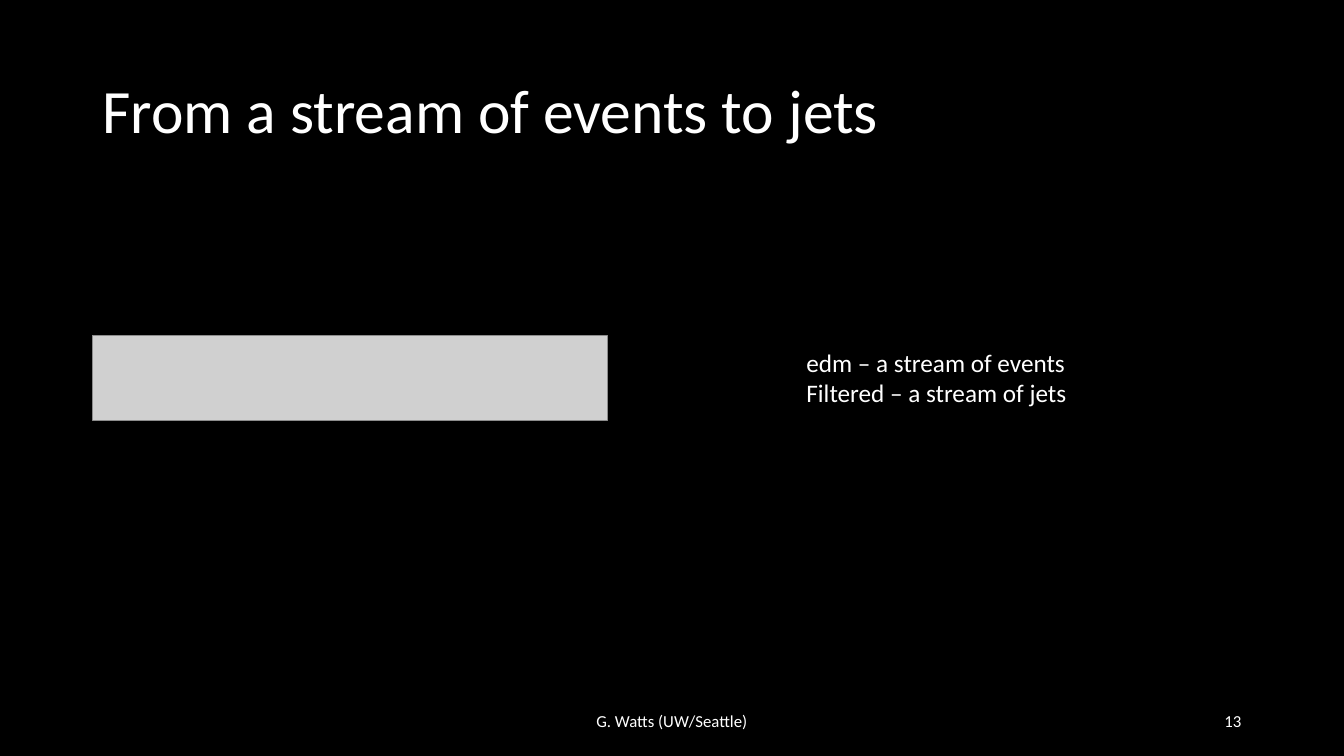
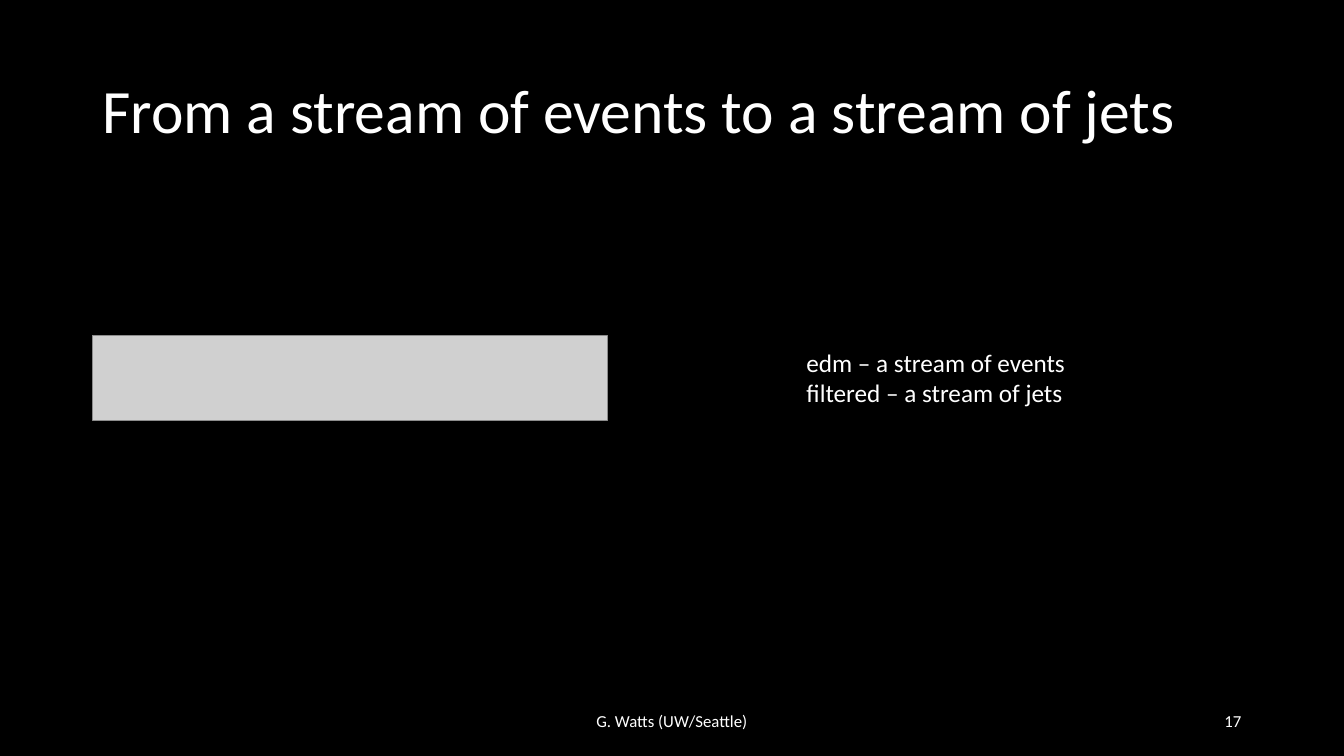
Before and after one commit to iris-hep/agc-workshop-2022-servicex, a slide deck: slide 17 of servicex.pptx (slide 13 before the commit). Drawn at 1344x756 pixels with LibreOffice and Linux fonts; fonts in the diff are those of the drawing; grey boxes stand for pictures. Boxes give left, top, right and bottom in pixels: in the first picture for what was removed or moved away, otherwise in the second. Text is boxed around its words. In the diff, an @@ line names an element or a change of style, - is before the commit and + after.

```diff
--- a/servicex.pptx
+++ b/servicex.pptx
@@ title at (102,90,1175,144): text changed @@
-From a stream of events to jets
+From a stream of events to a stream of jets
@@ text at (806,384,1063,407): text changed @@
-Filtered – a stream of jets
+filtered – a stream of jets
@@ page number at (1224,716,1241,727): text changed @@
-13
+17
```
Also in this commit, not shown: 8 other slides changed, 15 slides added, 2 slides removed, 2 other files.
